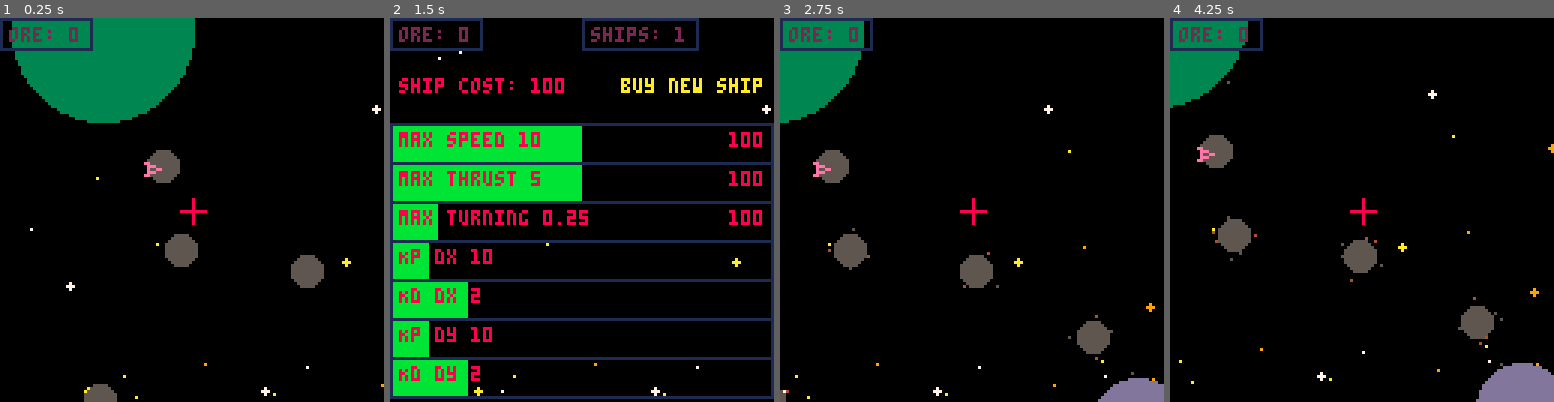
Above: before the commit, frames 1-4 (left to right).
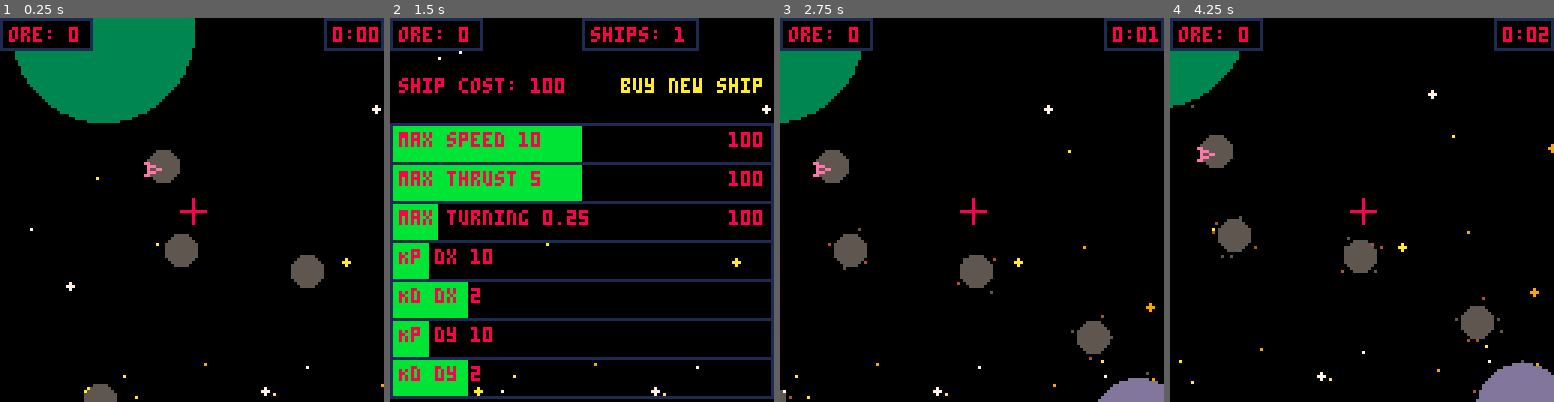
Above: after the commit, the same moments.

Repository: TarkanAl-Kazily/game-jams
Game: PICO-8 cartridge gmtk/main.p8
The game is run twice, just before and just after one commit, with the same random seed, the same clock (stepped at 60 frames per second) and the same inputs.
Inputs:
- Up to frame 1 (0.25 s): no input
- Up to frame 2 (1.5 s): tap X (X key) at 0.33, 1.07 s; tap O (Z key) at 0.7 s
- Up to frame 3 (2.75 s): hold Right 1.6-2.1 s; tap O (Z key) at 1.7, 2.1, 2.5 s; tap X (X key) at 1.85 s; hold Up 2.15-2.42 s; hold Right from 2.47 s (still down)
- Up to frame 4 (4.25 s): tap O (Z key) every 0.4 s from 2.9 to 4.1 s; tap X (X key) at 2.97, 4.08 s; release Right at 3.03 s; hold Left 3.08-3.58 s; hold Down 3.63-3.97 s; hold Right from 4.02 s (still down)

The runs differ from the first frame. In frame 1, 2.0% of the frame differs, in the area x 2-100%, y 0-9%; in frame 2, 0.6%; in frame 3, 2.2%, in the area x 0-100%, y 0-100%; in frame 4, 2.2%.

Commit message:
Version 1.3
Added a game timer and tweaked the letter display colors

Diff:
--- a/gmtk/draw.lua
+++ b/gmtk/draw.lua
@@ -91,11 +91,11 @@
     local max_values = {upgrade_maximums.max_velocity, upgrade_maximums.max_acceleration, upgrade_maximums.max_angular_velocity, upgrade_maximums.kp_1, upgrade_maximums.kd_1, upgrade_maximums.kp_2, upgrade_maximums.kd_2}
     msg = "ore: "..flr(score)
     rect(top_x, top_y, top_x + 6 + 4 * #msg, top_y + 10, 1)
-    print(msg, top_x + 3, top_y + 3, 2)
+    print(msg, top_x + 3, top_y + 3, 8)
 
     msg = "ships: "..miner_count
     rect(top_x + 64, top_y, top_x + 70 + 4 * #msg, top_y + 10, 1)
-    print(msg, top_x + 67, top_y + 3, 2)
+    print(msg, top_x + 67, top_y + 3, 8)
 
     msg = "ship cost: "..ship_cost
     print(msg, top_x + 3, top_y + 20, 8)
--- a/gmtk/main.p8
+++ b/gmtk/main.p8
@@ -38,10 +38,10 @@
 end
 
 function _update60()
-  time += _delta_t
   update_player()
   update_ship_cost()
   if player_mode != "menu" then
+    time += _delta_t
     update_entities()
   end
 end
@@ -84,7 +84,7 @@
       end
     end
 
-    if player_mode == "manager" then
+    if player_mode == "manager" or player_mode == "ship" then
       draw_miner_path()
     end
 
@@ -97,8 +97,21 @@
 
     -- score box
     msg = "ore: "..flr(score)
+    rectfill(camera_pos.x, camera_pos.y, camera_pos.x + 6 + 4 * #msg, camera_pos.y + 10, 0)
     rect(camera_pos.x, camera_pos.y, camera_pos.x + 6 + 4 * #msg, camera_pos.y + 10, 1)
-    print(msg, camera_pos.x + 3, camera_pos.y+ 3, 2)
+    print(msg, camera_pos.x + 3, camera_pos.y+ 3, 8)
+
+    -- timer box
+    local m, s = flr(time / 60), flr(time % 60)
+    msg = m..":"..s
+    if s < 10 then
+      msg = m..":0"..s
+    end
+    rectfill(camera_pos.x + 127, camera_pos.y, camera_pos.x + 124 - 4 * #msg, camera_pos.y + 10, 0)
+    rect(camera_pos.x + 127, camera_pos.y, camera_pos.x + 124 - 4 * #msg, camera_pos.y + 10, 1)
+    print(msg, camera_pos.x + 127 - 4 * #msg, camera_pos.y+ 3, 8)
+
+
 
     if player_mode == "manager" then
       line(player_camera.state.q.x - 4, player_camera.state.q.y, player_camera.state.q.x + 4, player_camera.state.q.y, 8)
@@ -117,15 +130,15 @@
 -- moves the camera to try and center the player
 function update_camera()
   local dx, dy = player.state.q.x - camera_pos.x, player.state.q.y - camera_pos.y
-  if dx < 16 then
+  if dx < 32 then
     camera_pos.x -= 2.0
-  elseif dx > 112 then
+  elseif dx > 95 then
     camera_pos.x += 2.0
   end
 
-  if dy < 16 then
+  if dy < 32 then
     camera_pos.y -= 1.0
-  elseif dy > 112 then
+  elseif dy > 95 then
     camera_pos.y += 1.0
   end
 
@@ -199,6 +212,8 @@
     update_player_control()
     update_camera()
     if btnp(5) then
+      player_camera.state.q.x = camera_pos.x + 64
+      player_camera.state.q.y = camera_pos.y + 64
       switch_from_ship()
       player_mode = "manager"
     end
